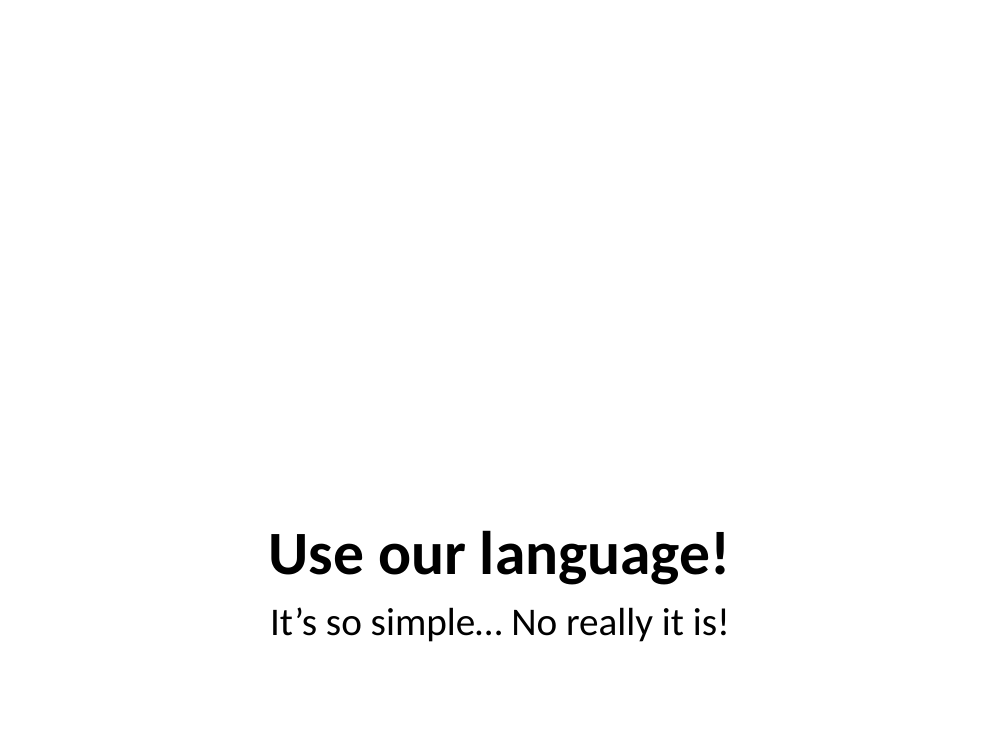
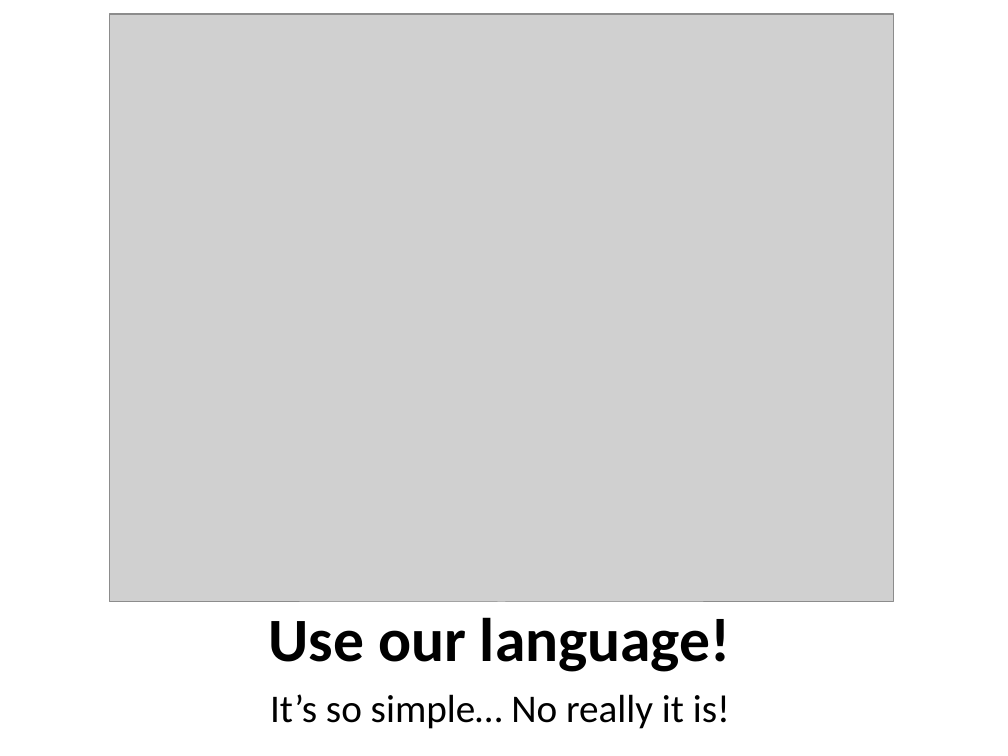
Before and after one commit to hi-itsnee/the-local-programming-language, a slide deck: slide 12 of docs/local_present.pptx. Drawn at 1008x756 pixels with LibreOffice and Linux fonts; fonts in the diff are those of the drawing; grey boxes stand for pictures. Boxes give left, top, right and bottom in pixels: in the first picture for what was removed or moved away, otherwise in the second. Text is boxed around its words. In the diff, an @@ line names an element or a change of style, - is before the commit and + after.

```diff
--- a/docs/local_present.pptx
+++ b/docs/local_present.pptx
@@ picture added at (110, 14, 894, 602) @@
@@ title "Use our language!": place and size @@
-title "Use our language!" at (268, 530, 731, 585)
+title "Use our language!" at (268, 617, 731, 672)
@@ text "It’s so simple… No really ...": place and size @@
-text "It’s so simple… No really ..." at (270, 607, 730, 642)
+text "It’s so simple… No really ..." at (270, 694, 730, 729)
```
Also in this commit, not shown: 3 other slides changed, 1 slide added, 1 slide removed.
